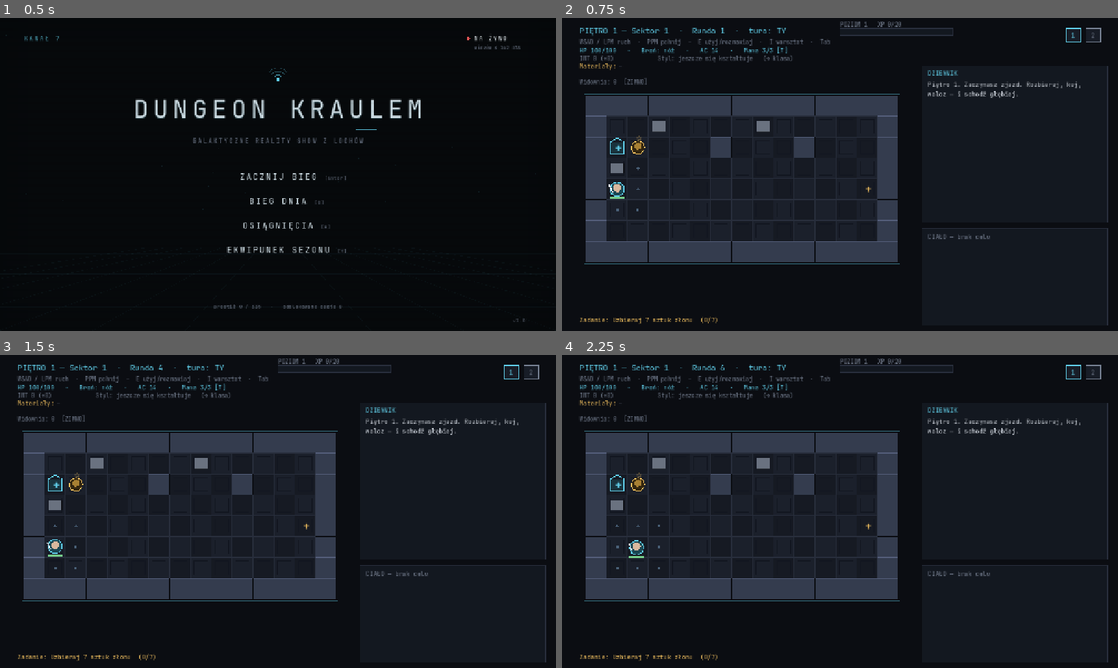
Above: before the commit, frames 1-4 (two rows, left to right).
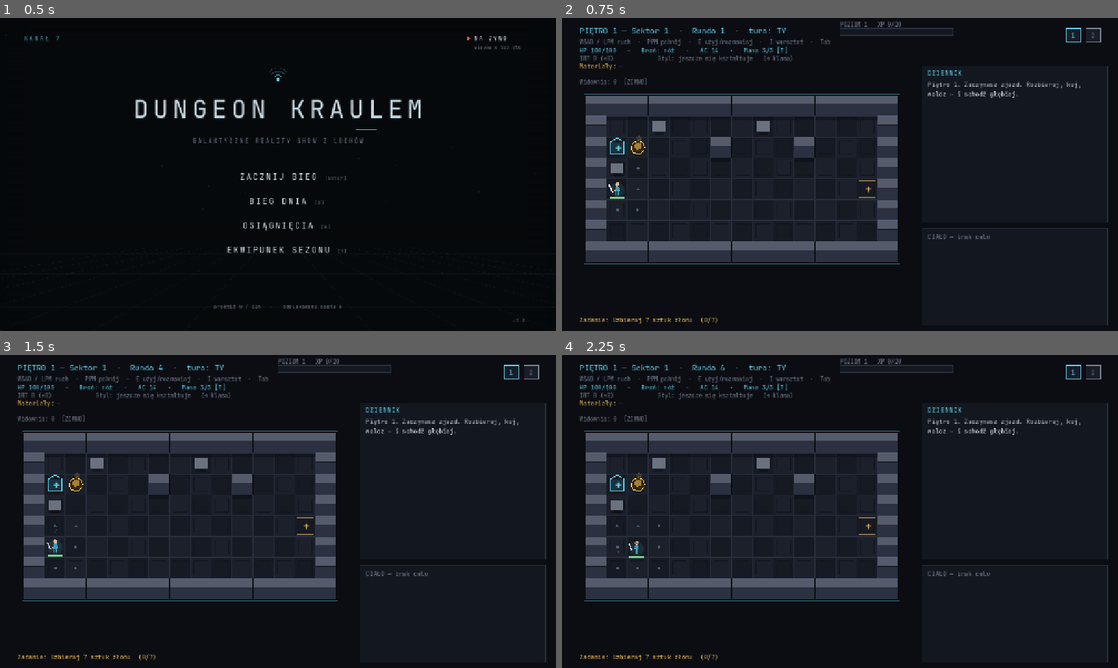
Above: after the commit, the same moments.

Repository: misiumen/crawlergame
Game: Godot game, scene res://scenes/Slice.tscn
The game is run twice, just before and just after one commit, with the same random seed, the same clock (stepped at 60 frames per second) and the same inputs.
Inputs (mouse positions are in pixels of both pictures, inside the frame that each line leads up to):
- Up to frame 1 (0.5 s): no input
- Up to frame 2 (0.75 s): tap Enter at 0.5, 0.6 s; move the mouse to (962, 158) at 0.52 s; hold D from 0.53 s (still down); click (962, 158) at 0.67 s
- Up to frame 3 (1.5 s): tap Space at 0.77, 1.25 s; move the mouse to (166, 527) at 1.27 s; release D at 1.28 s; hold Down from 1.28 s (still down); tap Keypad Enter at 1.35 s
- Up to frame 4 (2.25 s): tap Space at 1.52 s; tap Enter at 2 s; move the mouse to (895, 442) at 2.02 s; release Down at 2.03 s; hold D from 2.03 s (still down); tap Backspace at 2.1 s

Frame 1 is identical in both runs. In frame 2, 4.5% of the frame differs, in the area x 4-72%, y 16-75%; in frame 3, 4.4%; in frame 4, 4.5%.

Commit message:
Board look-and-feel pass + sneak strike
The arena itself gets the premium treatment (the menus already had it):

- 2.5D walls: lit top face over a darker front face, hairline edge, and a
  soft shadow cast onto the floor tile below - rooms read as spaces, not
  flat grids
- every actor stands on a contact shadow; enemies breathe (subtle idle
  bob), so rooms feel alive even when nothing moves
- the player token IS the created character: the creator's vector figure
  (suit, skin, hair, shape) walks the board over an identity glow -
  replacing the anonymous circle
- intent markers are quiet pills ("spi" / "atak!") instead of floating
  text, and the noisy full-path red lines are gone - only the enemy's
  NEXT step glows plus a small red dot overhead
- the descent staircase pulses expanding beacon rings; doorways get real
  frames; fire hazards pulse and water shimmers with drifting highlights
- juice: brief camera zoom punch on heavy hits (>=12), dust puffs under
  the player's steps, tracked DZIENNIK header

Gameplay - the stealth loop closes:
- SNEAK STRIKE: attacking an unaware enemy adds +50% damage (min +2),
  with a "Z ZASKOCZENIA!" floater and log line. Pillars that break line
  of sight + distant spawns now have a payoff: approach unseen, open the
  fight ahead. Wakes the target; tested (sneak fires once, never on an
  aware enemy).

Gate: 651 GUT checks 0 failed, SMOKE OK, board screenshot-verified in
the browser, exe + web zip rebuilt.

Co-Authored-By: Claude Opus 4.8 (1M context) <noreply@anthropic.com>

Diff:
--- a/dungeon-kraulem-godot/scenes/BoardView.gd
+++ b/dungeon-kraulem-godot/scenes/BoardView.gd
@@ -31,6 +31,7 @@
 var _dying: Dictionary = {}
 var _floaters: Array = []
 var _shake := 0.0
+var _zoom_punch := 0.0           # brief camera zoom on heavy hits
 var _font: Font
 var _log: Array = []
 var _hint := ""
@@ -2328,6 +2329,9 @@
 		match e.get("type"):
 			"move":
 				_vtarget[e["id"]] = _cell_px(e["to"])
+				if int(e["id"]) == sim.player_id:
+					_spawn_parts(_vpos.get(sim.player_id, _cell_px(e["to"])) + Vector2(0, 12),
+						2, Color(0.45, 0.48, 0.52), 16.0, -20.0, 0.45, 1.6)
 			"attack":
 				# the attacker darts toward its victim — combat reads as motion
 				var aid: int = int(e.get("attacker", -1))
@@ -2343,6 +2347,8 @@
 				var col: Color = COL_CYAN if e.get("dmg_type") == "electric" else COL_RED
 				_add_floater(tid, "-%d" % e["amount"], col)
 				_play("crit" if int(e["amount"]) >= 12 else "hit")
+				if int(e["amount"]) >= 12:
+					_zoom_punch = maxf(_zoom_punch, 0.045)   # the camera leans in
 				if tid == sim.player_id and floor.player.hp <= floor.player.max_hp / 4:
 					_hint_once("low_hp",
 						"Mało zdrowia! Warsztat [I] → PRZEDMIOTY i użyj apteczki, albo wycofaj się do innego pokoju.")
@@ -2396,6 +2402,9 @@
 			"pounce":
 				_add_floater(int(e["id"]), "SKOK!", COL_AMBER)
 				_play("pounce")
+			"sneak":
+				_add_floater(int(e["target"]), "Z ZASKOCZENIA!", COL_CYAN)
+				_log_push("Cios z zaskoczenia — śpiący przeciwnik nie zdążył się zasłonić.")
 			"phase":
 				_add_floater(int(e["id"]), "PRZENIKA", COL_DIM)
 				_play("phase")
@@ -2798,6 +2807,8 @@
 	if _cam != null:
 		_cam.offset = Vector2(randf_range(-_shake, _shake), randf_range(-_shake, _shake)) \
 			if _shake > 0.0 else Vector2.ZERO
+		_zoom_punch = maxf(_zoom_punch - dt * 0.35, 0.0)
+		_cam.zoom = Vector2.ONE * (1.0 + _zoom_punch)
 	# Particles: integrate, gravity, cull.
 	for pt in _parts:
 		pt.life = float(pt.life) - dt
@@ -2942,20 +2953,41 @@
 			var c := Vector2i(x, y)
 			var r := Rect2(_origin + Vector2(x * TILE, y * TILE), Vector2(TILE - 1, TILE - 1))
 			if b.is_wall(c):
-				draw_rect(r, th.wall)
+				# 2.5D block: a lit top face over a darker front face.
+				var topf := Rect2(r.position, Vector2(TILE - 1, TILE * 0.42))
+				var front := Rect2(r.position + Vector2(0, TILE * 0.42),
+					Vector2(TILE - 1, TILE * 0.58))
+				draw_rect(topf, Color(th.wall).lightened(0.16))
+				draw_rect(front, Color(th.wall).darkened(0.18))
 				draw_line(r.position, r.position + Vector2(TILE - 1, 0), th.wall_hi, 1.0)
+				draw_line(topf.position + Vector2(0, topf.size.y),
+					topf.position + Vector2(TILE - 1, topf.size.y),
+					Color(0, 0, 0, 0.35), 1.0)
 				_draw_wall_prop(r, c, th)
 				continue
 			draw_rect(r, th.floor_b if (x + y) % 2 == 0 else th.floor_a)
 			draw_rect(r, th.grid, false, 1.0)
+			# walls cast a soft shadow onto the floor under them
+			if y > 0 and b.is_wall(Vector2i(x, y - 1)):
+				draw_rect(Rect2(r.position, Vector2(TILE - 1, 9)), Color(0, 0, 0, 0.26))
 			_draw_floor_pattern(r, c, th)
 			_draw_floor_prop(r, c, th)
+			var tnow := Time.get_ticks_msec() / 1000.0
 			match b.hazard_at(c):
-				"water": draw_rect(Rect2(r.position + Vector2(3, 3), Vector2(TILE - 7, TILE - 7)), COL_WATER)
+				"water":
+					draw_rect(Rect2(r.position + Vector2(3, 3), Vector2(TILE - 7, TILE - 7)), COL_WATER)
+					# shimmer: two drifting highlight dashes
+					for sh in 2:
+						var sx := fmod(tnow * 14.0 + sh * 21.0 + float(_chash(x, y) % 17), TILE - 16.0)
+						draw_line(r.position + Vector2(6 + sx, 12 + sh * 16),
+							r.position + Vector2(14 + sx, 12 + sh * 16),
+							Color(0.45, 0.75, 0.85, 0.35), 1.5)
 				"wire":  _draw_glyph("|", c, COL_WIRE)
 				"gas":   _draw_glyph("G", c, COL_GAS)
 				"fire":
-					draw_rect(Rect2(r.position + Vector2(4, 4), Vector2(TILE - 9, TILE - 9)), Color(0.55, 0.18, 0.06, 0.6))
+					var fpulse := 0.5 + 0.18 * sin(tnow * 5.0 + float(_chash(x, y) % 7))
+					draw_rect(Rect2(r.position + Vector2(4, 4), Vector2(TILE - 9, TILE - 9)),
+						Color(0.55, 0.18, 0.06, fpulse))
 					_draw_glyph("^", c, COL_RED)
 	_draw_exits()
 	var p := sim.player()
@@ -2979,6 +3011,11 @@
 			pos.y += sin(Time.get_ticks_msec() * 0.025 + id * 1.7) * 2.0
 		var fade: float = _dying.get(id, 1.0)
 		var flashing := _flash.has(id)
+		# every actor stands ON the floor: a soft contact shadow
+		_draw_ellipse(pos + Vector2(0, 15), 11, 4, Color(0, 0, 0, 0.30 * fade))
+		# idle breathing keeps the room alive
+		if e.faction == "enemy" and e.is_alive():
+			pos.y += sin(Time.get_ticks_msec() * 0.002 + id * 1.3) * 1.4
 		if e.faction == "player":      _draw_player(e, pos, fade)
 		elif e.faction == "safehouse": _draw_safehouse_token(pos, fade)
 		elif e.faction == "crawler":   _draw_crawler_token(pos, fade)
@@ -3360,16 +3397,10 @@
 			draw_rect(Rect2(r.position + Vector2(16, 13), Vector2(TILE - 33, 8)), Color(col2, 0.7))
 
 func _draw_player(e: CombatEntity, pos: Vector2, fade: float) -> void:
-	var col := COL_PLAYER; col.a = fade
 	var ap: Dictionary = e.flags.get("appearance", {})
-	var suit: Color = Appearance.col(ap, "torso_col") if not ap.is_empty() else Color(0.23, 0.62, 0.72)
-	var skin: Color = Appearance.col(ap, "skin") if not ap.is_empty() else Color(0.85, 0.72, 0.62)
-	draw_circle(pos, 16, Color(suit.darkened(0.55), fade))
-	draw_arc(pos, 16, 0, TAU, 24, col, 2.0)
-	draw_circle(pos + Vector2(0, -3), 9, Color(skin, fade))
-	if not ap.is_empty() and str(Appearance.opt(ap, "hair").get("kind", "bald")) != "bald":
-		draw_arc(pos + Vector2(0, -3), 8.4, PI, TAU, 16,
-			Color(Appearance.col(ap, "hair_col"), fade), 3.0)
+	# identity glow, then the actual created character walking the board
+	draw_circle(pos + Vector2(0, 2), 17.0, Color(COL_PLAYER, 0.10 * fade))
+	_draw_figure(self, pos + Vector2(0, 16), 0.88, ap)
 	draw_line(pos + Vector2(-11, 6), pos + Vector2(-18, -10), Color(COL_BRIGHT, fade), 3.0)
 	# HP bar under your own token (green→amber→red) so danger reads at a glance.
 	if e.max_hp > 0:
@@ -3677,11 +3708,19 @@
 	if floor == null: return
 	for cell in floor.rooms[floor.current]["exits"]:
 		var ex: Dictionary = floor.rooms[floor.current]["exits"][cell]
+		var ctr := _cell_px(cell)
 		if ex.get("descend", false):
-			draw_rect(Rect2(_cell_px(cell) - Vector2(TILE/2.0-3, TILE/2.0-3), Vector2(TILE-7,TILE-7)),
+			var tb := Time.get_ticks_msec() / 1000.0
+			draw_rect(Rect2(ctr - Vector2(TILE/2.0-3, TILE/2.0-3), Vector2(TILE-7,TILE-7)),
 				Color(COL_GREEN, 0.18))
+			# beacon: expanding rings draw the eye to the goal
+			var ring := fmod(tb * 0.8, 1.0)
+			draw_arc(ctr, 8.0 + ring * 16.0, 0, TAU, 24, Color(COL_GREEN, 0.5 * (1.0 - ring)), 1.5)
 			_draw_glyph(">", cell, COL_GREEN)
 		else:
+			# a framed doorway, not a bare plus
+			draw_rect(Rect2(ctr - Vector2(TILE/2.0-4, TILE/2.0-4), Vector2(TILE-9, TILE-9)),
+				Color(COL_AMBER, 0.5), false, 1.5)
 			_draw_glyph("+", cell, COL_AMBER)
 
 func _draw_minimap(c: CanvasItem) -> void:
@@ -3718,6 +3757,13 @@
 		pts.append(center + Vector2(cos(a) * rx, sin(a) * ry))
 	draw_colored_polygon(pts, col)
 
+func _intent_pill(pos: Vector2, txt: String, col: Color) -> void:
+	var w: float = _font.get_string_size(txt, HORIZONTAL_ALIGNMENT_LEFT, -1, 11).x + 10.0
+	draw_rect(Rect2(pos.x - w / 2.0, pos.y - 10, w, 14), Color(0.03, 0.045, 0.06, 0.88))
+	draw_rect(Rect2(pos.x - w / 2.0, pos.y - 10, w, 14), Color(col, 0.45), false, 1.0)
+	draw_string(_font, Vector2(pos.x - w / 2.0 + 5, pos.y + 1), txt,
+		HORIZONTAL_ALIGNMENT_LEFT, -1, 11, col)
+
 func _draw_intent() -> void:
 	var p := sim.player()
 	for id in sim.entities:
@@ -3725,18 +3771,17 @@
 		if e.faction != "enemy" or not e.is_alive(): continue
 		var ep: Vector2 = _vpos.get(id, _cell_px(e.cell))
 		if not e.aware:
-			draw_string(_font, ep + Vector2(-10, -20), "Zzz",
-				HORIZONTAL_ALIGNMENT_LEFT, -1, 14, COL_DIM)
+			_intent_pill(ep + Vector2(0, -24), "śpi", COL_DIM)
 			continue
 		if sim.board.is_adjacent(e.cell, p.cell):
-			draw_string(_font, ep + Vector2(-16, -20), "ugryzie",
-				HORIZONTAL_ALIGNMENT_LEFT, -1, 13, COL_RED)
+			_intent_pill(ep + Vector2(0, -24), "atak!", COL_RED)
 		else:
+			# only the NEXT step glows — no spaghetti of red lines
 			var step: Vector2i = e.cell + Vector2i(signi(p.cell.x-e.cell.x), signi(p.cell.y-e.cell.y))
 			var sp := _cell_px(step)
 			draw_rect(Rect2(sp - Vector2(TILE/2.0-2, TILE/2.0-2), Vector2(TILE-5,TILE-5)),
-				Color(COL_RED, 0.16))
-			draw_line(ep, sp, Color(COL_RED, 0.7), 2.0)
+				Color(COL_RED, 0.10))
+			draw_circle(ep + Vector2(0, -22), 2.5, Color(COL_RED, 0.85))
 
 func _draw_preview() -> void:
 	var p := sim.player()
@@ -3895,8 +3940,7 @@
 	var lw := 1280 - lx - 24
 	c.draw_rect(Rect2(lx, 110, lw, 360), Color(0.08, 0.10, 0.13, 0.9))
 	c.draw_rect(Rect2(lx, 110, lw, 360), COL_GRID, false, 1.0)
-	c.draw_string(_font, Vector2(lx + 12, 132), "DZIENNIK",
-		HORIZONTAL_ALIGNMENT_LEFT, -1, 14, COL_CYAN)
+	_draw_tracked(c, Vector2(lx + 12, 132), "DZIENNIK", 13, COL_CYAN, 2.0)
 	var disp: Array = []
 	for i in _log.size():
 		disp += _wrap_text(_log[i], lw - 24, 14)
--- a/dungeon-kraulem-godot/sim/combat.gd
+++ b/dungeon-kraulem-godot/sim/combat.gd
@@ -199,6 +199,10 @@
 		p.next_attack_autohit = false
 	if autohit or _roll_hit(hit_bonus, _eff_ac(target)):
 		var base: int = rng.randi_range(1, 6) + 2 + p.bonus_damage + p.stat_mod("STR")  # muscle hits harder
+		if was_unaware:
+			# Sneak strike: pillars + line of sight pay off. +50% before multipliers.
+			base += maxi(2, base / 2)
+			evs.append({"type": "sneak", "target": target.id})
 		base += ClassFeatures.passive_bonus(p, "unarmed_dmg")   # bruiser/demoman fists
 		if p.next_attack_mult > 1:                               # bruiser charge (active)
 			base *= p.next_attack_mult
--- a/dungeon-kraulem-godot/tests/test_progression.gd
+++ b/dungeon-kraulem-godot/tests/test_progression.gd
@@ -445,6 +445,27 @@
 	var prs := CombatSim.new(prb, {1: prp}, 1, 7)
 	_ck(prs.player().origin_trait == "preacher", "the sim sees the preacher trait")
 
+	# ── Sneak strike: an unaware target eats bonus damage ─────────────────────
+	var snb := Board.new(4, 4)
+	var snp := CombatEntity.new(1, "Ty", 100, 14, ["humanoid"]); snp.faction = "player"
+	snp.cell = Vector2i(1, 1); snb.place(1, snp.cell)
+	var snf := CombatEntity.new(2, "Strażnik", 200, 1, ["humanoid"]); snf.faction = "enemy"
+	snf.aware = false; snf.cell = Vector2i(2, 1); snb.place(2, snf.cell)
+	var sns := CombatSim.new(snb, {1: snp, 2: snf}, 1, 11)
+	var sn_evs: Array = sns._player_attack(snf)
+	var sn_found := false
+	for ev in sn_evs:
+		if str(ev.get("type", "")) == "sneak":
+			sn_found = true
+	_ck(sn_found, "attacking a sleeping enemy is a sneak strike")
+	_ck(snf.aware, "the sneak strike wakes the target")
+	var sn_evs2: Array = sns._player_attack(snf)
+	var sn_again := false
+	for ev in sn_evs2:
+		if str(ev.get("type", "")) == "sneak":
+			sn_again = true
+	_ck(not sn_again, "an aware enemy can't be sneak-struck")
+
 	# ── Character creator data (appearance) ───────────────────────────────────
 	var apd := Appearance.defaults()
 	_ck(apd.size() == Appearance.SLOT_ORDER.size(), "appearance defaults cover every slot")
